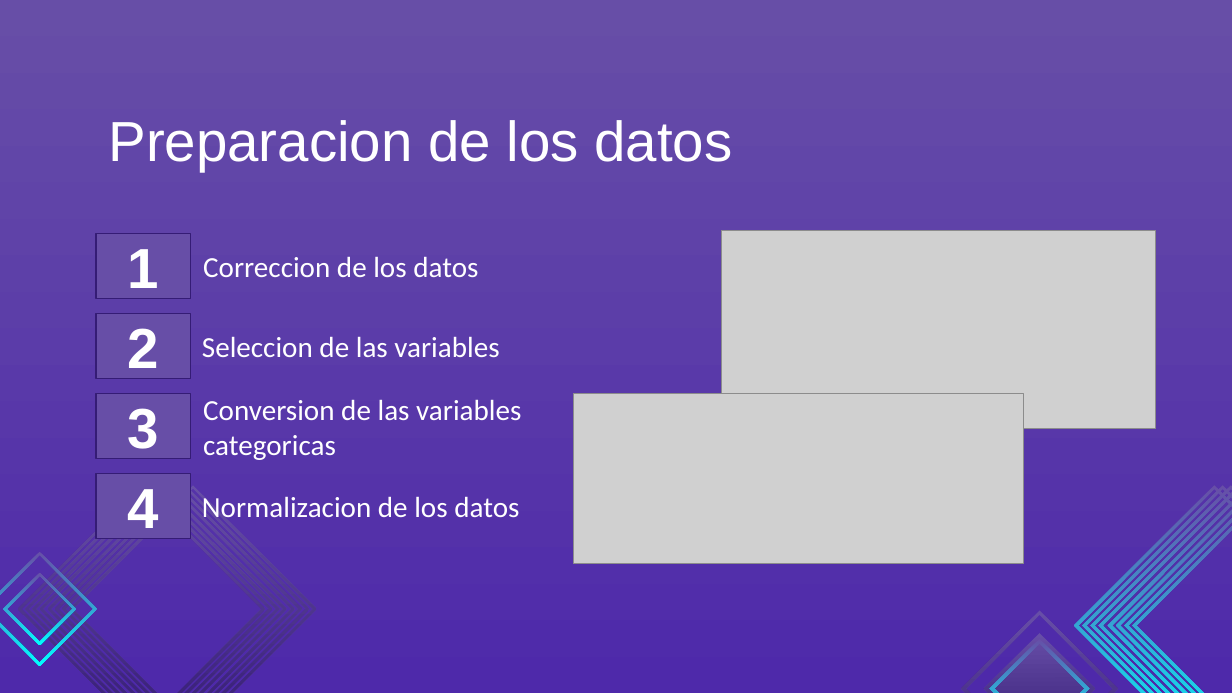
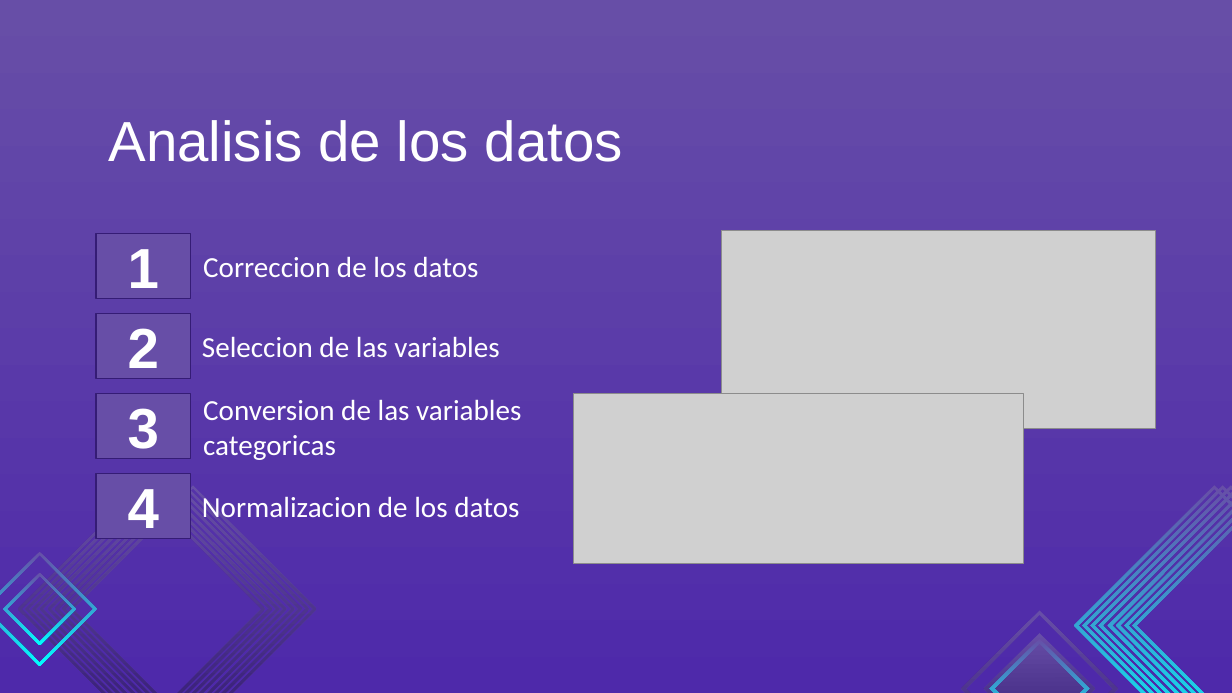
Before and after one commit to jlibarra-dev/entrega2-datos, a slide deck: slide 3 of BancoSeneca.pptx (slide 2 before the commit). Drawn at 1232x693 pixels with LibreOffice and Linux fonts; fonts in the diff are those of the drawing; grey boxes stand for pictures. Boxes give left, top, right and bottom in pixels: in the first picture for what was removed or moved away, otherwise in the second. Text is boxed around its words. In the diff, an @@ line names an element or a change of style, - is before the commit and + after.

```diff
--- a/BancoSeneca.pptx
+++ b/BancoSeneca.pptx
@@ title at (108, 120, 623, 162): text changed @@
-Preparacion de los datos
+Analisis de los datos
```
Also in this commit, not shown: 1 other slide changed, 3 slides added, 2 slides removed.
